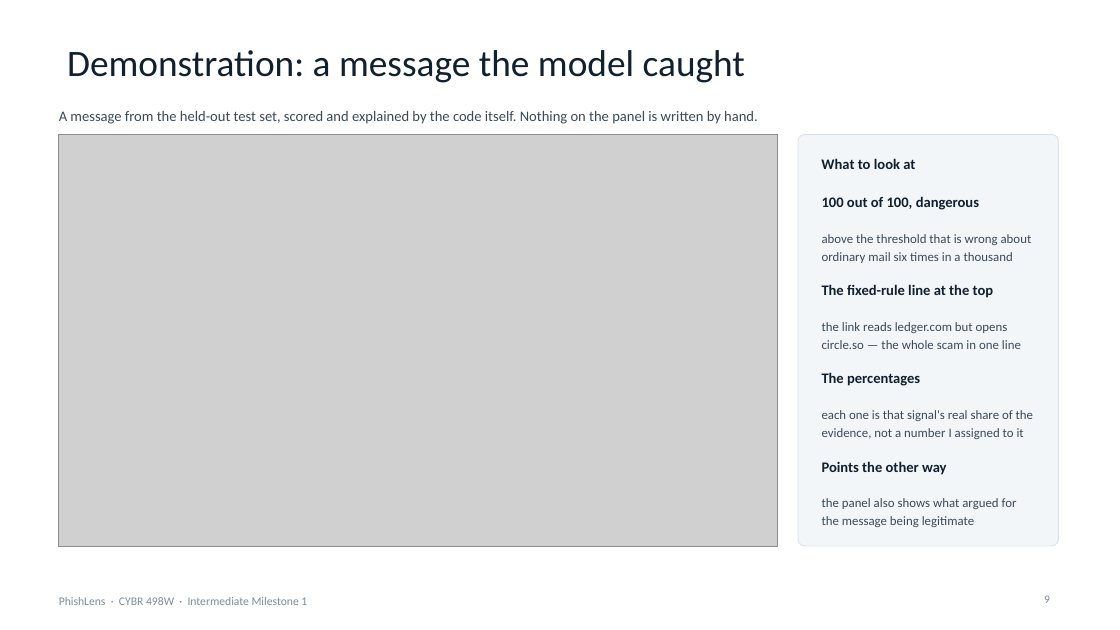
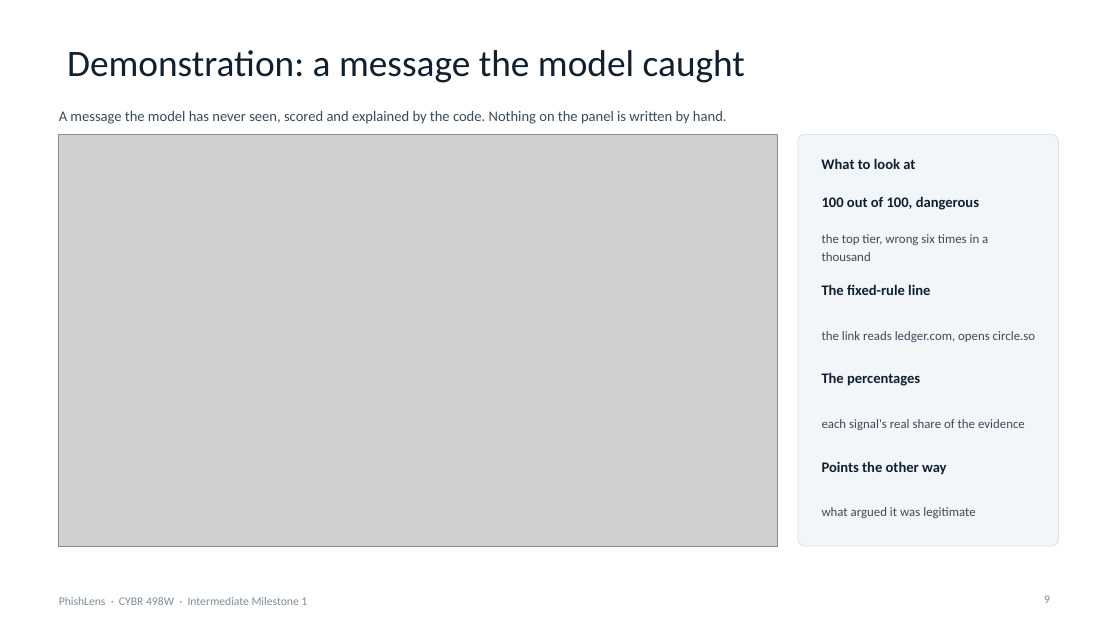
Before and after one commit to connorschell/PhishLens, a slide deck: slide 9 of 06_Deliverables/IM1_Presentation.pptx. Drawn at 1120x630 pixels with LibreOffice and Linux fonts; fonts in the diff are those of the drawing; grey boxes stand for pictures. Boxes give left, top, right and bottom in pixels: in the first picture for what was removed or moved away, otherwise in the second. Text is boxed around its words. In the diff, an @@ line names an element or a change of style, - is before the commit and + after.

```diff
--- a/06_Deliverables/IM1_Presentation.pptx
+++ b/06_Deliverables/IM1_Presentation.pptx
@@ text at (59, 111, 727, 124): text changed @@
-A message from the held-out test set, scored and explained by the code itself. Nothing on the panel is written by hand.
+A message the model has never seen, scored and explained by the code. Nothing on the panel is written by hand.
@@ text at (822, 234, 988, 261): text changed @@
-above the threshold that is wrong about ordinary mail six times in a thousand
+the top tier, wrong six times in a thousand
@@ text at (822, 284, 930, 295): text changed @@
-The fixed-rule line at the top
+The fixed-rule line
@@ text at (822, 331, 1036, 342): text changed @@
-the link reads ledger.com but opens circle.so — the whole scam in one line
+the link reads ledger.com, opens circle.so
@@ text at (822, 419, 1025, 430): text changed @@
-each one is that signal's real share of the evidence, not a number I assigned to it
+each signal's real share of the evidence
@@ text at (822, 507, 975, 518): text changed @@
-the panel also shows what argued for the message being legitimate
+what argued it was legitimate
```
Also in this commit, not shown: 9 other slides changed, 4 other files.
